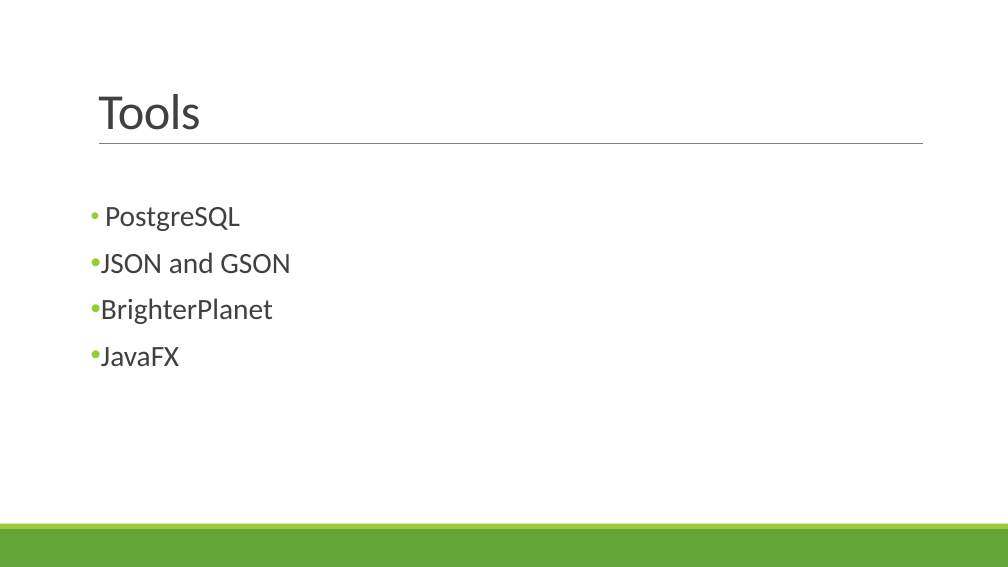
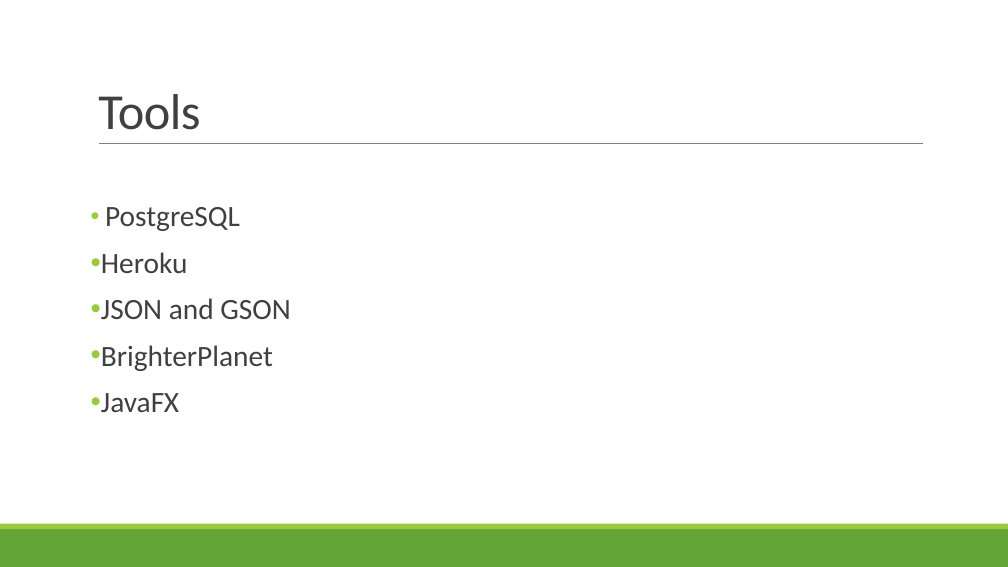
Before and after one commit to shossains/OOPProject, a slide deck: slide 2 of PpGoGreen.pptx. Drawn at 1008x567 pixels with LibreOffice and Linux fonts; fonts in the diff are those of the drawing. Boxes give left, top, right and bottom in pixels: in the first picture for what was removed or moved away, otherwise in the second. Text is boxed around its words. In the diff, an @@ line names an element or a change of style, - is before the commit and + after.

```diff
--- a/PpGoGreen.pptx
+++ b/PpGoGreen.pptx
@@ text at (x1=101, y1=252, x2=188, y2=273): paragraph added @@
+• Heroku
```
Also in this commit, not shown: 5 slides added.
